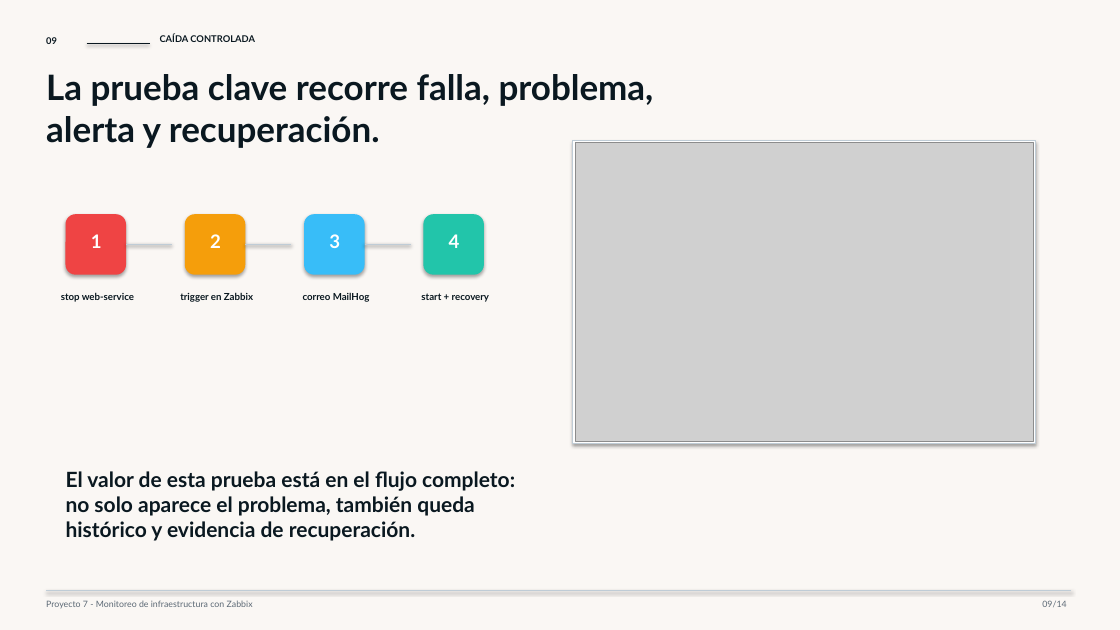
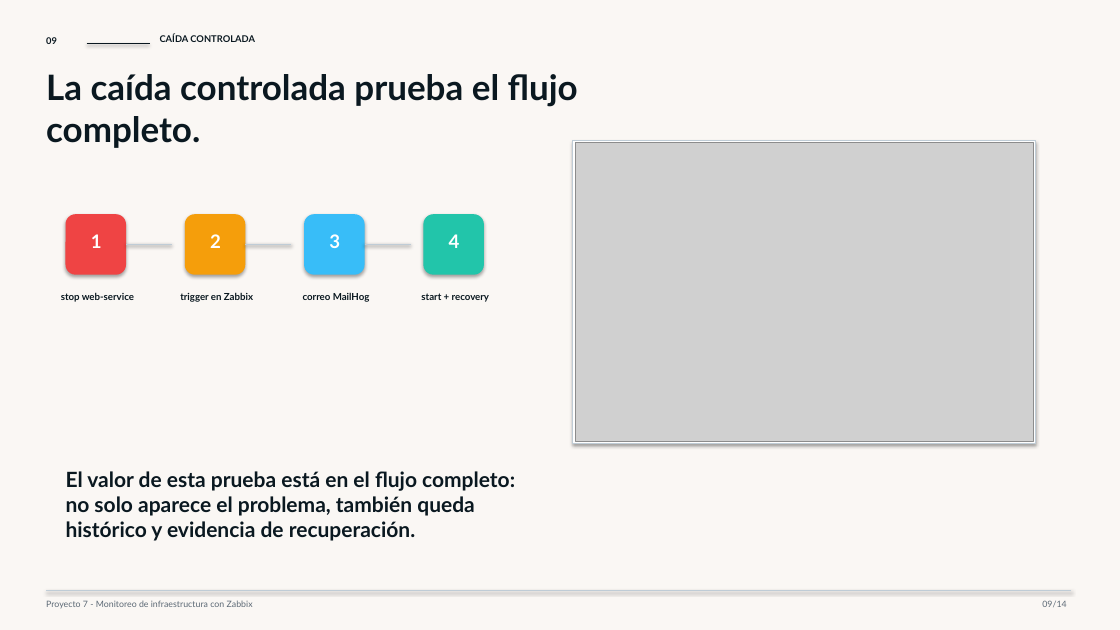
Before and after one commit to ballesterossmartsolutionssas/Proyecto7-Zabbix, a slide deck: slide 9 of entrega-final/Presentacion_Proyecto7_Zabbix.pptx. Drawn at 1120x630 pixels with LibreOffice and Linux fonts; fonts in the diff are those of the drawing; grey boxes stand for pictures. Boxes give left, top, right and bottom in pixels: in the first picture for what was removed or moved away, otherwise in the second. Text is boxed around its words. In the diff, an @@ line names an element or a change of style, - is before the commit and + after.

```diff
--- a/entrega-final/Presentacion_Proyecto7_Zabbix.pptx
+++ b/entrega-final/Presentacion_Proyecto7_Zabbix.pptx
@@ text at (46,74,578,148): text changed @@
-La prueba clave recorre falla, problema, alerta y recuperación.
+La caída controlada prueba el flujo completo.
```
Also in this commit, not shown: 13 other slides changed, 11 other files.
